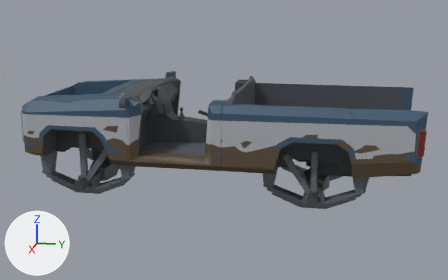
An edit to the FBX model Assets/Models/Car.fbx, drawn before and after from the same camera.
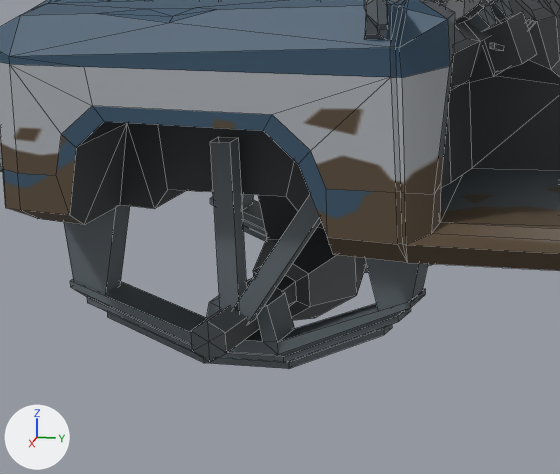
The first picture shows the older version from a 50 mm lens placed at (8.27, 1.67, 3.16), pointed at (0.01, 0.02, 1.1). The close-ups show both versions on the part from 5% to 38% of the width and 35% to 79% of the height of that picture; other places that the commit changed are outside them. The axes (+X, +Y, +Z) are drawn at lower left. The lights are the same throughout. The close-ups show mesh edges as thin lines. Where no turn or scale is listed for an object, it has been applied to the vertices.

Names of what the first close-up shows: 'SM_Veh_Ute_01', 'SM_Veh_Ute_01.001'.
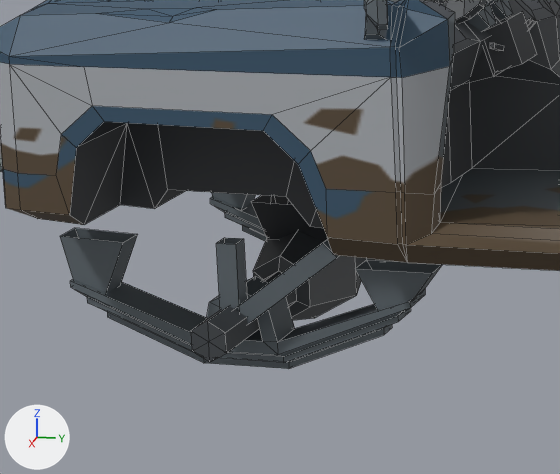
Edits to the bpy script that builds the scene:
```text
Change me_mesh_001:
    where me_mesh_001.from_pydata(...)  # 246 vertices, 221 faces; spans x -0.95..0.94, y -2.45..-1.04, z 0.39..1.27
    used by ob_sm_veh_ute_01_001; location = (0.0, 0.0, 0.0)
    before: 34 (-0.55, -2.2, 1.08), 35 (-0.67, -2.2, 1.08), 36 (-0.55, -2.45, 1.09), 37 (-0.67, -2.45, 1.09)
    before: 106 (0.54, -2.2, 1.08), 107 (0.66, -2.2, 1.08) at pixel (119, 181), 108 (0.54, -2.45, 1.09), 109 (0.66, -2.45, 1.09)
    me_mesh_001 part 1: the loose piece of 10 vertices spanning x -0.22..0.21, y -1.91..-1.62, z 0.72..1.13 is scaled about its middle by (1, 1, 0.448), then moved by (0.0, 0.0, -0.11)
    me_mesh_001 part 2: all 4 vertices in x 0.68..0.75, y -1.8..-1.73, z 1.27 are moved by (0.0, 0.0, -0.37)
    me_mesh_001 part 3: all 8 vertices in x 0.54..0.75, y -1.41..-1.04, z 1.03..1.15 are moved by (0.0, 0.0, -0.23)
    me_mesh_001 part 4
    add for i in [*range(34, 38)]: me_mesh_001.vertices[i].co += Vector((0.0, 0.0, -0.23))
    me_mesh_001 part 5
    add for i in [*range(106, 110)]: me_mesh_001.vertices[i].co += Vector((0.0, 0.0, -0.23))
```

Location of each change, [x1, y1, x2, y2] in pixels of the close-ups (560 x 474 px; the box of a moved part takes in the faces that stretch with it):
'SM_Veh_Ute_01.001', reshaped (24% shorter): before [64, 137, 433, 369]; after [60, 192, 442, 369]
part 1 of me_mesh_001, moved or reshaped: before [258, 195, 329, 243]; after [251, 195, 328, 242]
part 2 of me_mesh_001, moved or reshaped: before [210, 137, 247, 312]; after [216, 238, 247, 312]
part 3 of me_mesh_001, moved or reshaped: before [234, 195, 428, 324]; after [235, 239, 442, 325]
part 4 of me_mesh_001, moved or reshaped: before [212, 192, 254, 208]; after [211, 192, 256, 209]
part 5 of me_mesh_001, moved or reshaped: before [64, 205, 130, 293]; after [60, 228, 138, 293]
